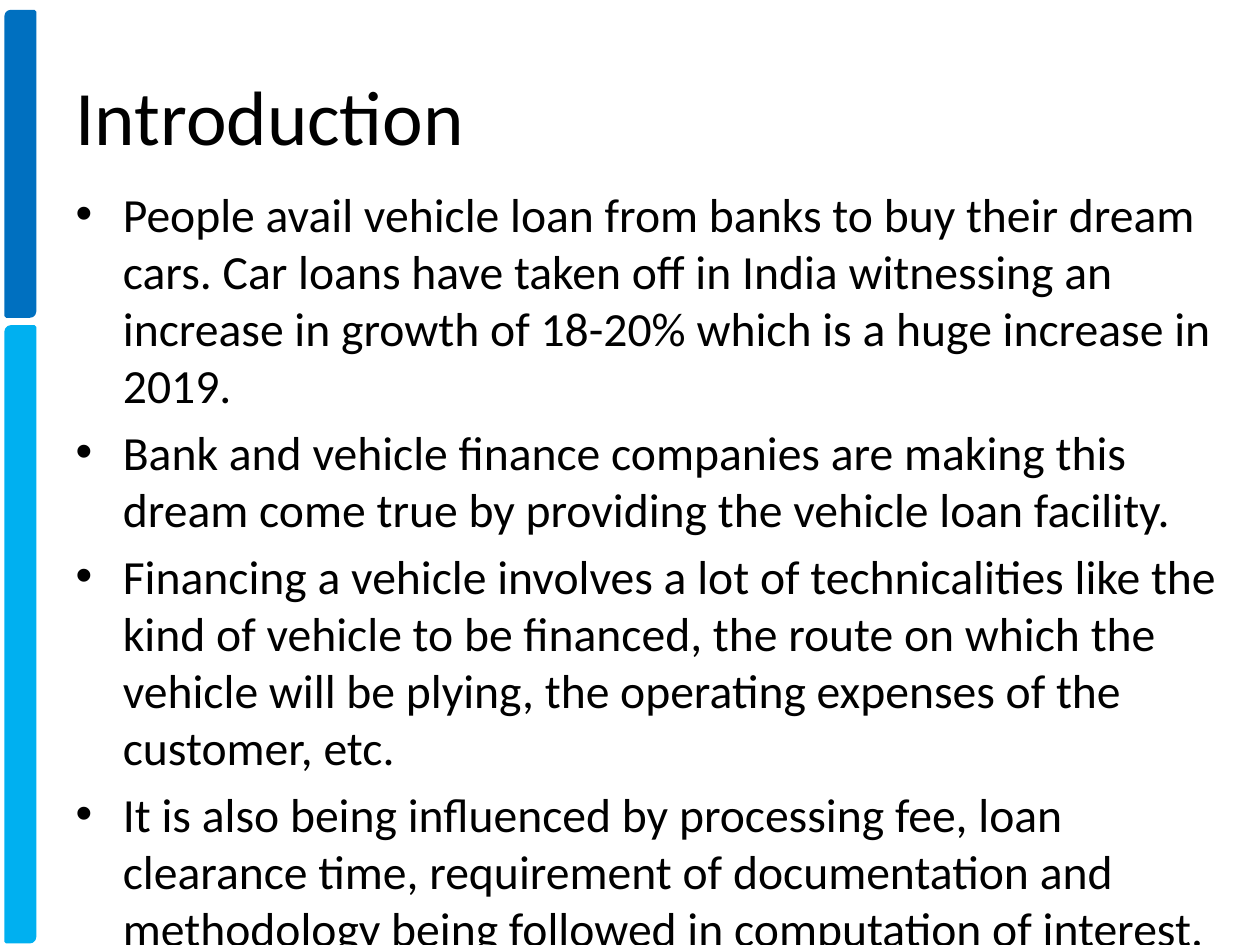
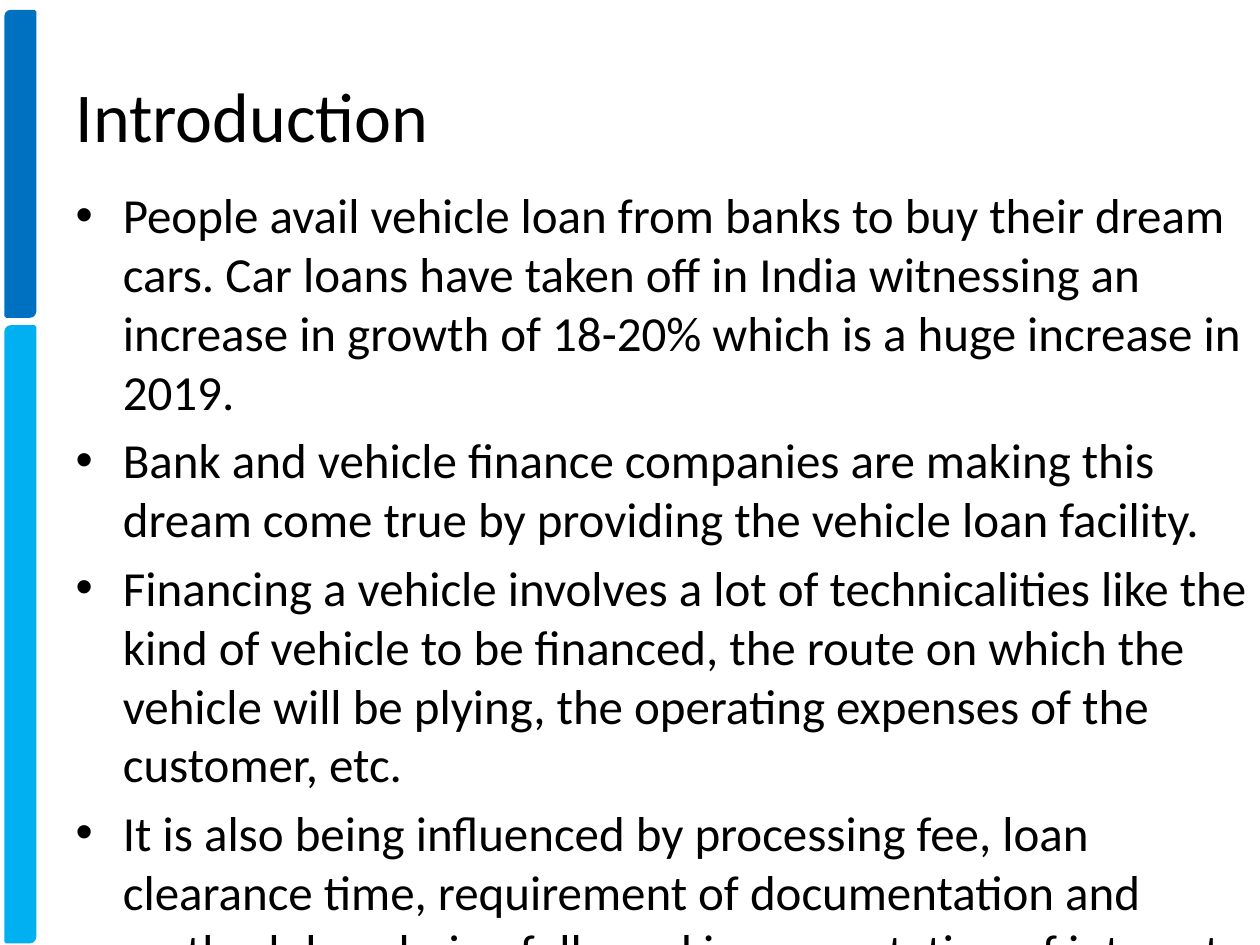
Before and after one commit to xavierigneous/Vehicle-Loan-Default-Prediction, a slide deck: slide 2 of Vehicle Loan Default Prediction.pptx. Drawn at 1260x945 pixels with LibreOffice and Linux fonts; fonts in the diff are those of the drawing; background and template pictures are left out. Boxes give left, top, right and bottom in pixels: in the first picture for what was removed or moved away, otherwise in the second. Text is boxed around its words. In the diff, an @@ line names an element or a change of style, - is before the commit and + after.

```diff
--- a/Vehicle Loan Default Prediction.pptx
+++ b/Vehicle Loan Default Prediction.pptx
@@ title "Introduction" at <box>76,93,429,143</box>: size 44 to 40 pt @@
@@ text "People avail vehicle loan from ..." at <box>123,199,1246,918</box>: size 27.2 to 28 pt @@
```
Also in this commit, not shown: 5 other slides changed, 2 slides added, 1 slide removed, 3 other files.
